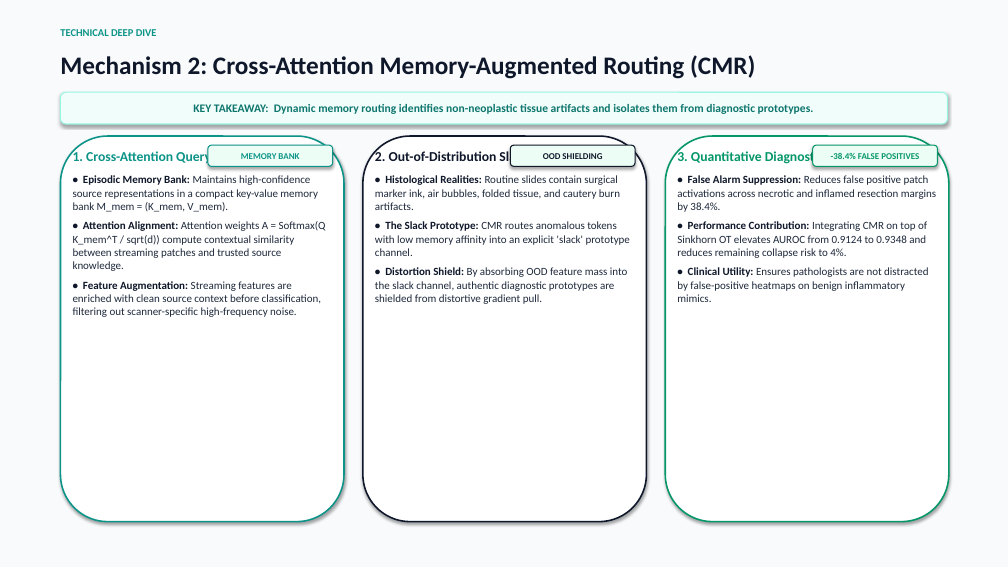
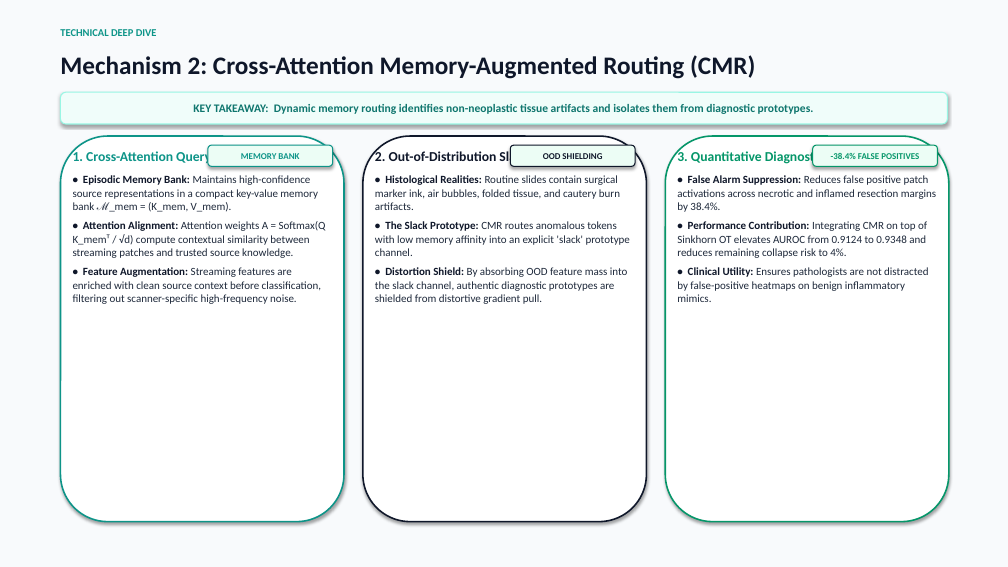
Before and after one commit to Avirech7676/UTTA-Med, a slide deck: slide 7 of SafeAdapt_Presentation.pptx. Drawn at 1008x567 pixels with LibreOffice and Linux fonts; fonts in the diff are those of the drawing. Boxes give left, top, right and bottom in pixels: in the first picture for what was removed or moved away, otherwise in the second. Text is boxed around its words. In the diff, an @@ line names an element or a change of style, - is before the commit and + after.

```diff
--- a/SafeAdapt_Presentation.pptx
+++ b/SafeAdapt_Presentation.pptx
@@ text at [73, 175, 326, 258]: text changed @@
-• Episodic Memory Bank: Maintains high-confidence source representations in a compact key-value memory bank M_mem = (K_mem, V_mem).
-• Attention Alignment: Attention weights A = Softmax(Q K_mem^T / sqrt(d)) compute contextual similarity between streaming patches and trusted source knowledge.
+• Episodic Memory Bank: Maintains high-confidence source representations in a compact key-value memory bank ℳ_mem = (K_mem, V_mem).
+• Attention Alignment: Attention weights A = Softmax(Q K_memᵀ / √d) compute contextual similarity between streaming patches and trusted source knowledge.
```
Also in this commit, not shown: 6 other slides changed, 1 slide added, 1 slide removed, 3 other files.
